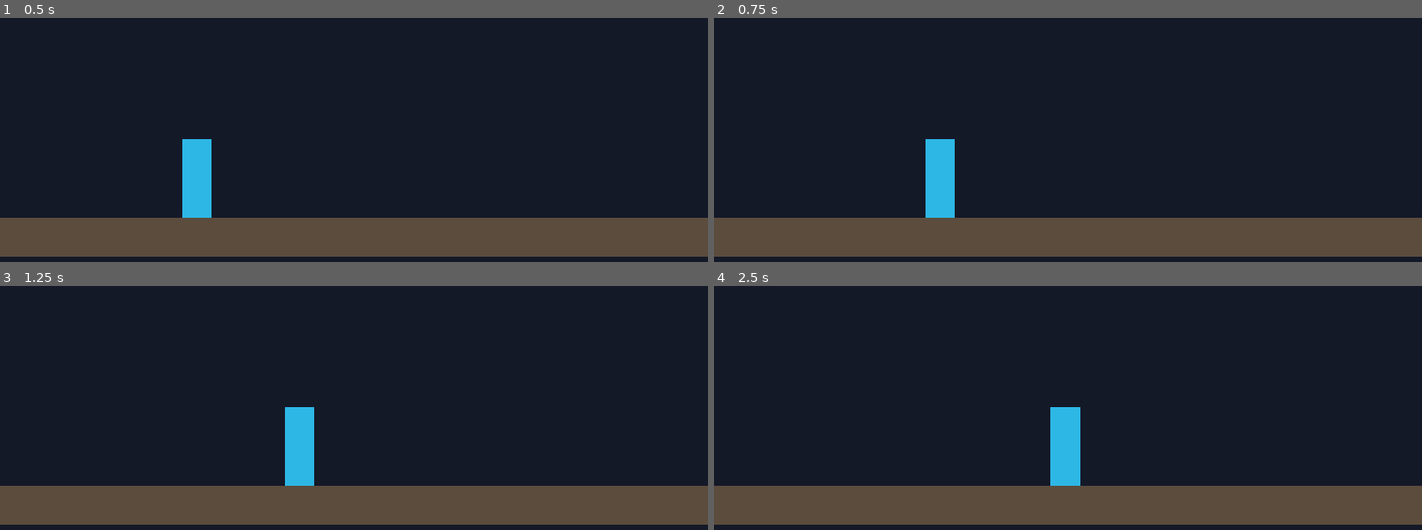
Above: before the commit, frames 1-4 (two rows, left to right).
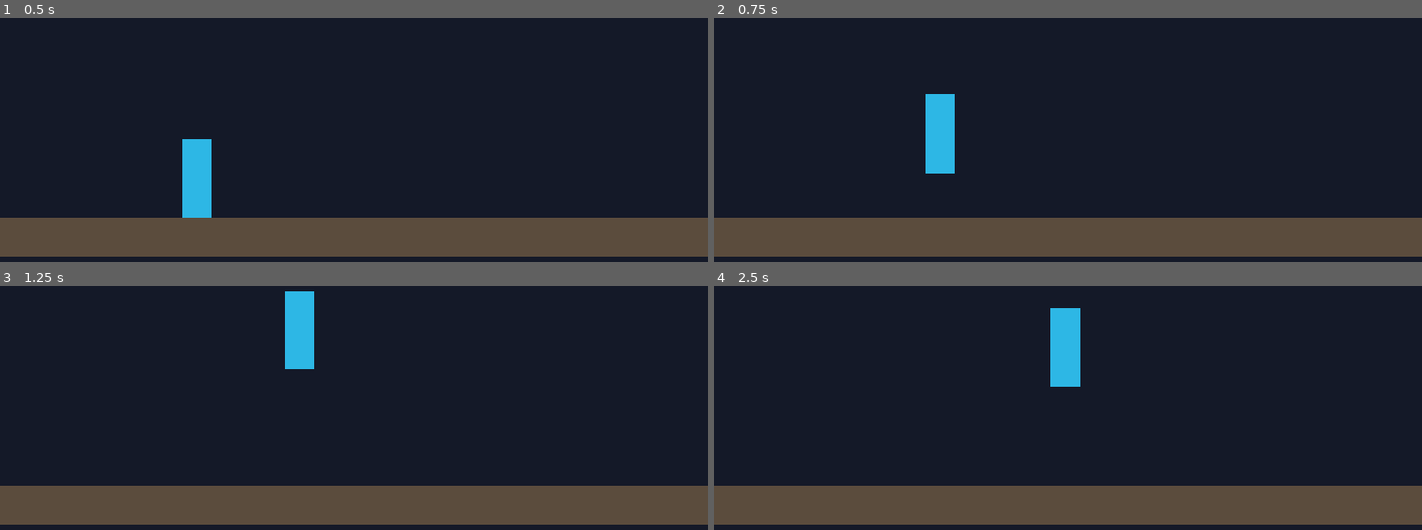
Above: after the commit, the same moments.

Repository: NZach44/Samurai-cop
Game: Godot game, scene res://scenes/arenas/test_arena.tscn
The game is run twice, just before and just after one commit, with the same random seed, the same clock (stepped at 60 frames per second) and the same inputs.
Inputs:
- Up to frame 1 (0.5 s): no input
- Up to frame 2 (0.75 s): hold D (p1_right) from 0.53 s (still down); tap W (p1_jump, bound only after the commit) at 0.6 s
- Up to frame 3 (1.25 s): keep holding D (p1_right); tap W (p1_jump, bound only after the commit) at 0.77, 1.07 s
- Up to frame 4 (2.5 s): tap W (p1_jump, bound only after the commit) at 1.35, 1.52, 1.82, 2.1 s; release D (p1_right) at 2.03 s; hold A (p1_left) from 2.03 s (still down)

Frame 1 is identical in both runs. In frame 2, 1.5% of the frame differs, in the area x 29-34%, y 31-82%; in frame 3, 2.6%; in frame 4, 2.7%, in the area x 47-52%, y 9-82%.

Commit message:
Add basic player fighter jump

Diff:
--- a/project.godot
+++ b/project.godot
@@ -30,6 +30,12 @@
 p1_right={
 "deadzone": 0.2,
 "events": [Object(InputEventKey,"resource_local_to_scene":false,"resource_name":"","device":-1,"window_id":0,"alt_press …(192 unchanged characters)…
+]
+}
+p1_jump={
+"deadzone": 0.2,
+"events": [Object(InputEventKey,"resource_local_to_scene":false,"resource_name":"","device":-1,"window_id":0,"alt_pressed":false,"shift_pressed":false,"ctrl_pressed":false,"meta_pressed":false,"pressed":false,"keycode":0,"physical_keycode":87,"key_label":0,"unicode":119,"location":0,"echo":false,"script":null)
+, Object(InputEventKey,"resource_local_to_scene":false,"resource_name":"","device":-1,"window_id":0,"alt_pressed":false,"shift_pressed":false,"ctrl_pressed":false,"meta_pressed":false,"pressed":false,"keycode":0,"physical_keycode":32,"key_label":0,"unicode":32,"location":0,"echo":false,"script":null)
 ]
 }
 p1_up={
--- a/scripts/fighters/fighter.gd
+++ b/scripts/fighters/fighter.gd
@@ -1,14 +1,16 @@
 extends CharacterBody2D
 
 @export var move_speed: float = 240.0
+@export var jump_velocity: float = 600.0
 
 
 func _physics_process(delta: float) -> void:
 	var move_direction: float = Input.get_axis("p1_left", "p1_right")
 	velocity.x = move_direction * move_speed
 
-	# Gravity keeps the fighter resting on arena collision without adding jumping.
 	if not is_on_floor():
 		velocity += get_gravity() * delta
+	elif Input.is_action_just_pressed("p1_jump"):
+		velocity.y = -jump_velocity
 
 	move_and_slide()
